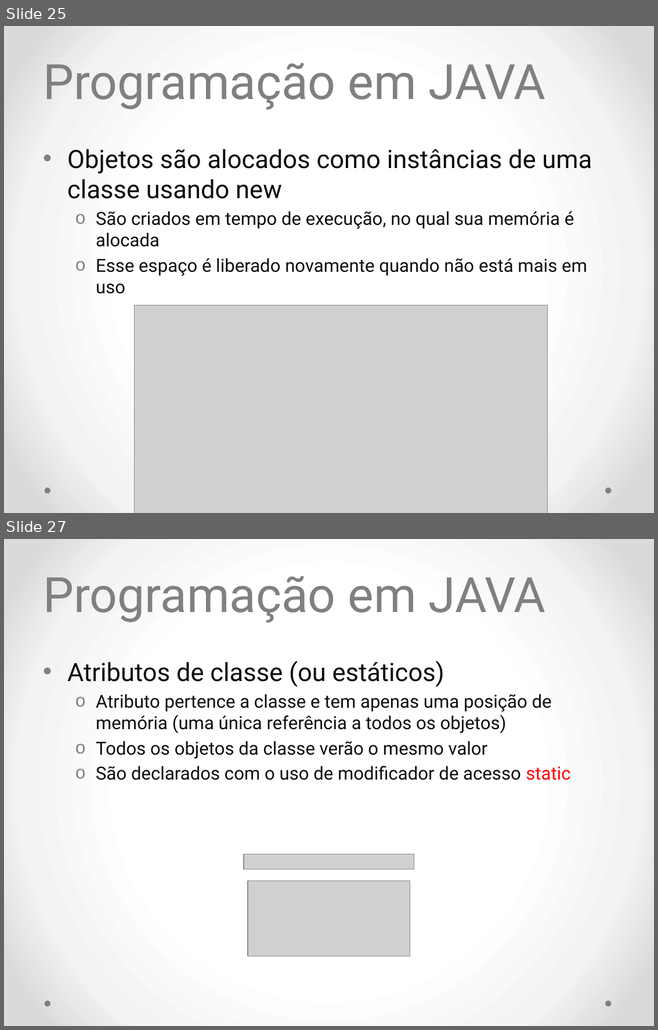
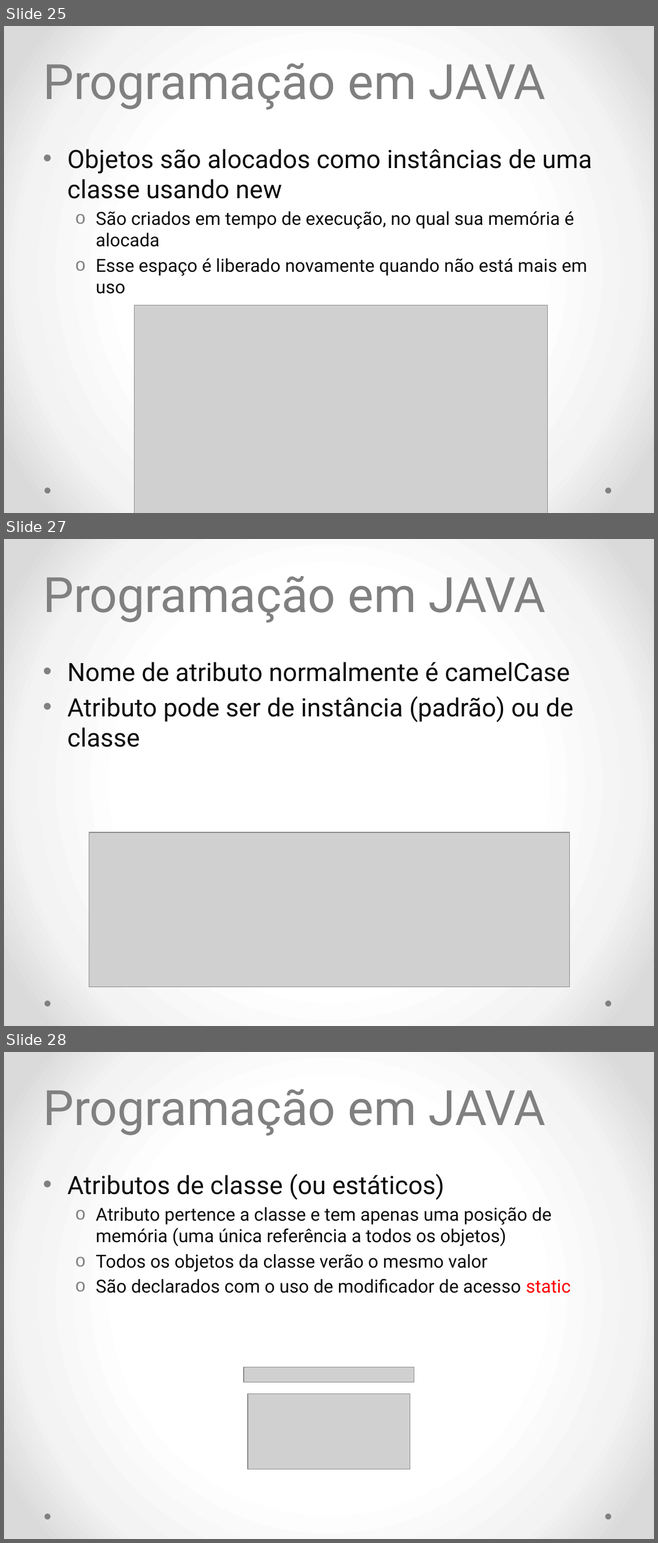
Before and after one commit to diogosm/cetam-lpoo-1, a slide deck: slides/aula 1.pptx. Shown one above the other, each under a label of ours: slides 25 and 27 before the commit, slides 25, 27 and 28 after it; the slides between them are not shown. The pictures are 658x1030 and 658x1543 pixels, drawn with LibreOffice and Linux fonts; fonts in the diff are those of the drawing; grey boxes stand for pictures. Boxes give left, top, right and bottom in pixels: in the first picture for what was removed or moved away, otherwise in the second. Text is boxed around its words. In the diff, an @@ line names an element or a change of style, - is before the commit and + after.

```diff
--- a/slides/aula 1.pptx
+++ b/slides/aula 1.pptx
@@ slide 27 added at bbox=[4, 539, 654, 1026], background gradient #FFFFFF to #F4F4F4 to #DADADA; not listed: 2 template elements that a slide beside it also shows @@
@@ title added at bbox=[43, 576, 546, 623], 54 pt, text #808080 @@
+Programação em JAVA
@@ text added at bbox=[67, 662, 574, 747], 28 pt, text #0D0D0D @@
+• Nome de atributo normalmente é camelCase
+• Atributo pode ser de instância (padrão) ou de classe
@@ picture added at bbox=[89, 832, 569, 987] @@
@@ what was slide 27 is now slide 28 @@
```
Also in this commit, not shown: 2 slides changed, 1 other file.
